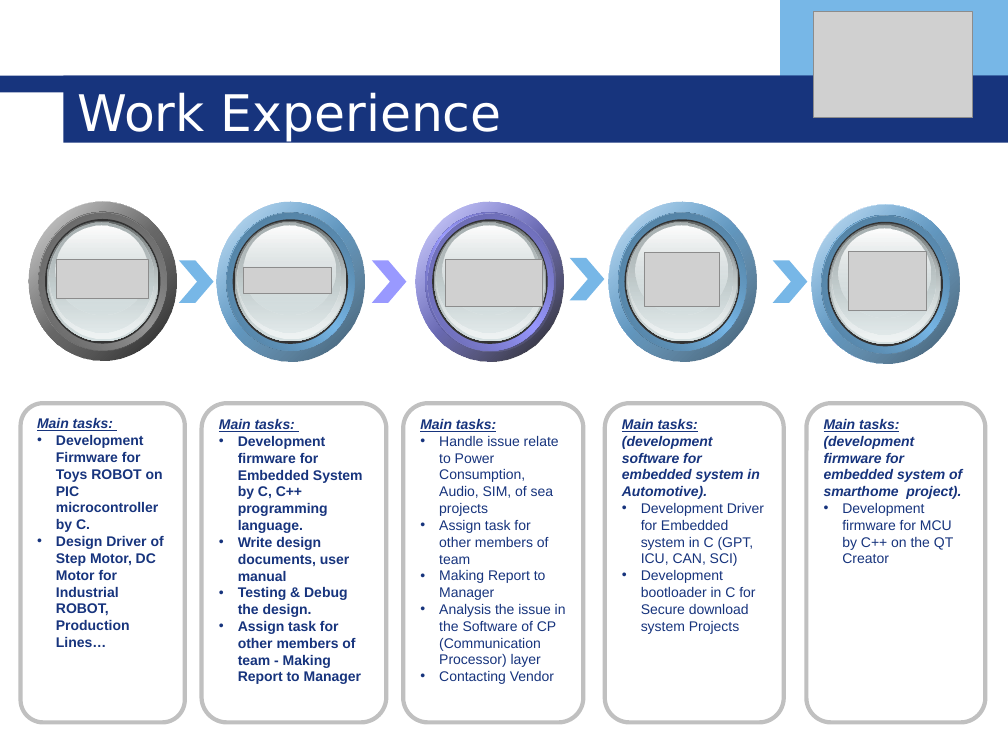
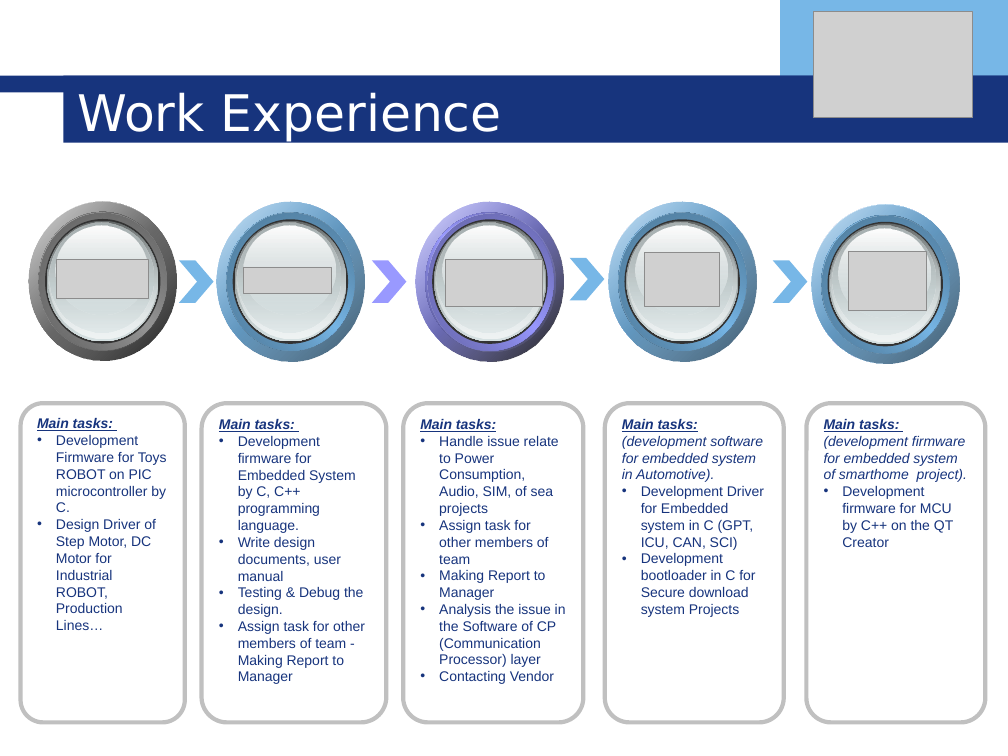
Before and after one commit to QuangNT8/gitworks, a slide deck: slide 4 of myCV2019/presentation.pptx. Drawn at 1008x756 pixels with LibreOffice and Linux fonts; fonts in the diff are those of the drawing; grey boxes stand for pictures; background and template pictures are left out. Boxes give left, top, right and bottom in pixels: in the first picture for what was removed or moved away, otherwise in the second. Text is boxed around its words. In the diff, an @@ line names an element or a change of style, - is before the commit and + after.

```diff
--- a/myCV2019/presentation.pptx
+++ b/myCV2019/presentation.pptx
@@ text in rounded rectangle at <box>622,419,763,482</box>: bold off in "(development software for embedded system in Automotive)." @@
@@ text in rounded rectangle at <box>824,419,967,482</box>: text changed; bold off @@
-Main tasks: (development firmware for embedded system of smarthome project).
+Main tasks:
+(development firmware for embedded system of smarthome project).
@@ text in rounded rectangle at <box>56,435,167,630</box>: bold off @@
@@ text in rounded rectangle at <box>238,436,365,684</box>: bold off @@
```
Also in this commit, not shown: 3 other slides changed, 5 other files.
